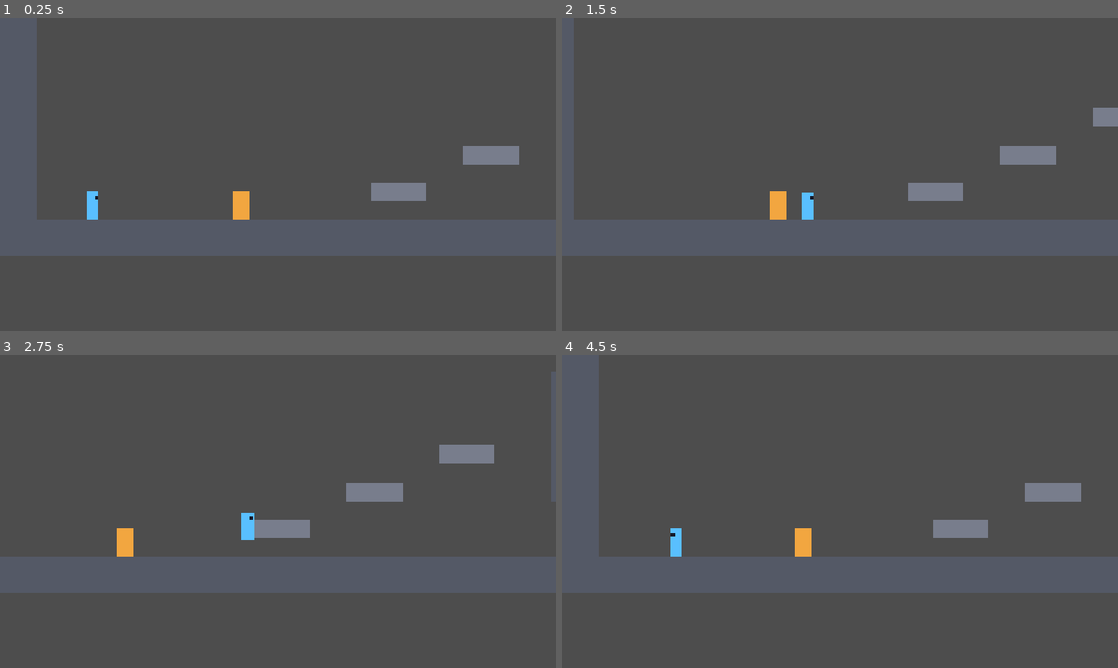
Above: before the commit, frames 1-4 (two rows, left to right).
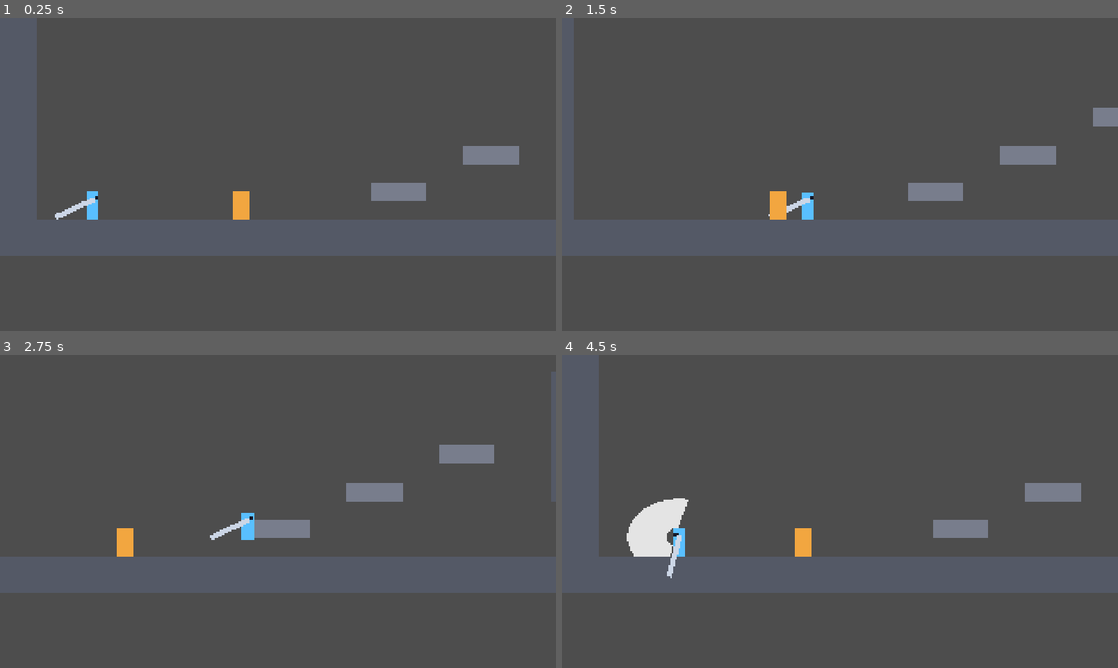
Above: after the commit, the same moments.

Repository: MikiMikolaj/nowy-projekt-gry
Game: Godot game, scene res://levels/playground/playground.tscn
The game is run twice, just before and just after one commit, with the same random seed, the same clock (stepped at 60 frames per second) and the same inputs.
Inputs (mouse positions are in pixels of both pictures, inside the frame that each line leads up to):
- Up to frame 1 (0.25 s): no input
- Up to frame 2 (1.5 s): tap Enter at 0.5 s; move the mouse to (962, 158) at 0.52 s; hold D (move_right) 0.53-1.28 s; tap J (attack) at 0.6 s; click (962, 158) at 0.67 s; tap Space (jump) at 0.77, 1.07 s; tap K (dash) at 0.8, 1.35 s; move the mouse to (728, 190) at 1.27 s; hold S (move_down) from 1.28 s (still down); click (728, 190) at 1.42 s
- Up to frame 3 (2.75 s): tap Space (jump) at 1.52, 1.55, 1.82 s; move the mouse to (333, 442) at 2.02 s; release S (move_down) at 2.03 s; hold D (move_right) from 2.03 s (still down); hold Space (jump) from 2.03 s (still down); click (333, 442) at 2.17 s; tap J (attack) at 2.3 s
- Up to frame 4 (4.5 s): move the mouse to (812, 574) at 2.77 s; release D (move_right) at 2.78 s; release Space (jump) at 2.78 s; hold W (move_up) 2.78-3.53 s; tap J (attack) at 2.85, 4.35 s; click (812, 574) at 2.92 s; tap Space (jump) at 3.02, 3.32 s; tap K (dash) at 3.05, 3.6 s; move the mouse to (1006, 558) at 3.52 s; hold Space (jump) 3.53-4.28 s; hold A (move_left) from 3.53 s (still down); click (1006, 558) at 3.67 s; move the mouse to (673, 464) at 4.27 s; click (673, 464) at 4.42 s

The runs differ from the first frame. In frame 1, 0.1% of the frame differs, in the area x 9-18%, y 57-65%; in frame 2, less than 0.1%; in frame 3, 0.1%; in frame 4, 1.6%, in the area x 11-23%, y 45-72%.

Commit message:
combat: big sword swing, remove up attack + pogo

Diff:
--- a/core/combat/attack_data.gd
+++ b/core/combat/attack_data.gd
@@ -1,26 +1,47 @@
-# AttackData: tunable numbers for one attack (spec section 4). Saved as .tres files per attack.
+# AttackData: tunable numbers for one attack (spec 4.1b–4.2). Saved as .tres files per attack.
 class_name AttackData
 extends Resource
 
-enum Direction { FORWARD, UP, DOWN }
-
-@export var direction: Direction = Direction.FORWARD
 @export var damage: int = 1
 
 @export_group("Timing (seconds)")
-@export var startup: float = 0.03
-@export var active: float = 0.07
-@export var recovery: float = 0.10
+## Wind-up: the sword pulls back.
+@export var startup: float = 0.04
+## The sweep: hitbox on, trail visible.
+@export var active: float = 0.08
+## Follow-through: the sword eases back to rest.
+@export var recovery: float = 0.12
 
 @export_group("Movement and impact")
-## Forward distance the attacker moves during the attack, in px.
+## Forward distance the attacker moves during a ground attack, in px.
 @export var lunge: float = 0.0
 ## Speed applied to the target away from the attacker, in px/s.
 @export var knockback: float = 0.0
-@export var hitstop: float = 0.035
+@export var hitstop: float = 0.045
 ## Camera trauma added on hit (0..1).
-@export_range(0.0, 1.0) var shake: float = 0.1
+@export_range(0.0, 1.0) var shake: float = 0.12
+
+@export_group("Swing")
+## Sword angle where the sweep starts and ends, in degrees from the shoulder: 0 = straight ahead,
+## -90 = straight up, +90 = straight down. from < to sweeps high→low; from > to sweeps low→high.
+@export var swing_from_degrees: float = -100.0
+@export var swing_to_degrees: float = 75.0
+## How far the wind-up pulls the sword back past swing_from, in degrees.
+@export var windup_degrees: float = 35.0
+## Crescent size around the shoulder: forward reach and vertical radius, in px.
+@export var reach: float = 180.0
+@export var arc_height: float = 132.0
 
 
 func total_duration() -> float:
 	return startup + active + recovery
+
+
+## 1 for a high→low sweep, -1 for low→high.
+func sweep_sign() -> float:
+	return signf(swing_to_degrees - swing_from_degrees)
+
+
+## Where the sword is at the end of the wind-up: pulled back against the sweep direction.
+func windup_angle() -> float:
+	return swing_from_degrees - windup_degrees * sweep_sign()
--- a/core/combat/hitbox.gd
+++ b/core/combat/hitbox.gd
@@ -1,13 +1,11 @@
-# Hitbox: an Area2D that hits any Hurtbox it overlaps while enabled. Also reports touching other Hitboxes (hazards).
+# Hitbox: an Area2D that hits any Hurtbox it overlaps while enabled, once per target per enable().
 class_name Hitbox
 extends Area2D
 
 ## Emitted when this hitbox damages a hurtbox, so the attacker can react (dash refresh, recoil, hitstop).
 signal hit_landed(hurtbox: Hurtbox)
-## Emitted when this hitbox touches another Hitbox (spikes, enemy contact damage). Used for the pogo.
-signal hazard_hit(hazard: Hitbox)
 
-## What this hit does. Leave empty for a hitbox that can be touched (pogo) but deals no damage.
+## What this hit does. Leave empty for a hitbox that deals no damage yet.
 @export var attack_data: AttackData
 ## The entity that owns this attack (used for knockback direction and damage source).
 ## Falls back to the scene owner when left empty.
@@ -43,12 +41,9 @@
 
 
 func _on_area_entered(area: Area2D) -> void:
-	if area in _hit_targets:
+	var hurtbox: Hurtbox = area as Hurtbox
+	if hurtbox == null or attack_data == null or hurtbox in _hit_targets:
 		return
-	if area is Hurtbox:
-		if attack_data != null and (area as Hurtbox).receive_hit(self):
-			_hit_targets.append(area)
-			hit_landed.emit(area as Hurtbox)
-	elif area is Hitbox:
-		_hit_targets.append(area)
-		hazard_hit.emit(area as Hitbox)
+	if hurtbox.receive_hit(self):
+		_hit_targets.append(hurtbox)
+		hit_landed.emit(hurtbox)
--- /dev/null
+++ b/core/utils/crescent.gd
@@ -0,0 +1,32 @@
+# Crescent: builds crescent-shaped polygons. Used for slash trails AND their hitboxes, so the two always match.
+class_name Crescent
+extends RefCounted
+
+## Points per edge. Higher = smoother curve, more collision shapes after decomposition.
+const SEGMENTS: int = 20
+
+
+## The outer edge follows an ellipse (radius_x, radius_y) around the origin from from_deg to to_deg
+## (0 = ahead, -90 = up, +90 = down). The inner edge is the same ellipse scaled by inner_ratio over a
+## shorter arc (taper_deg less at each end), which gives the two pointed tips.
+## Anything below clip_bottom (local y) is cut off flat, e.g. so a slash never reaches into the floor.
+static func build(radius_x: float, radius_y: float, from_deg: float, to_deg: float,
+		inner_ratio: float, taper_deg: float, clip_bottom: float = INF) -> PackedVector2Array:
+	var start: float = deg_to_rad(minf(from_deg, to_deg))
+	var end: float = deg_to_rad(maxf(from_deg, to_deg))
+	var taper: float = minf(deg_to_rad(taper_deg), (end - start) * 0.45)
+	var points: PackedVector2Array = PackedVector2Array()
+	for i: int in SEGMENTS + 1:
+		var angle: float = lerpf(start, end, float(i) / SEGMENTS)
+		points.append(Vector2(cos(angle) * radius_x, sin(angle) * radius_y))
+	for i: int in range(SEGMENTS, -1, -1):
+		var angle: float = lerpf(start + taper, end - taper, float(i) / SEGMENTS)
+		points.append(Vector2(cos(angle) * radius_x, sin(angle) * radius_y) * inner_ratio)
+	if is_inf(clip_bottom):
+		return points
+	var size: float = maxf(radius_x, radius_y) * 2.0
+	var keep: PackedVector2Array = PackedVector2Array([
+		Vector2(-size, -size), Vector2(size, -size), Vector2(size, clip_bottom), Vector2(-size, clip_bottom)])
+	var clipped: Array[PackedVector2Array] = Geometry2D.intersect_polygons(points, keep)
+	# One crescent stays one piece when clipped below its middle; fall back to the unclipped shape otherwise.
+	return clipped[0] if clipped.size() == 1 else points
--- a/entities/player/attacks/air_side.tres
+++ b/entities/player/attacks/air_side.tres
@@ -4,6 +4,6 @@
 
 [resource]
 script = ExtResource("1_qal2n")
-startup = 0.02
-active = 0.08
-knockback = 280.0
+startup = 0.03
+active = 0.09
+knockback = 340.0
--- a/entities/player/attacks/combo_1.tres
+++ b/entities/player/attacks/combo_1.tres
@@ -5,4 +5,4 @@
 [resource]
 script = ExtResource("1_6r6up")
 lunge = 70.0
-knockback = 280.0
+knockback = 340.0
--- a/entities/player/attacks/combo_2.tres
+++ b/entities/player/attacks/combo_2.tres
@@ -5,4 +5,6 @@
 [resource]
 script = ExtResource("1_pmmwr")
 lunge = 70.0
-knockback = 280.0
+knockback = 340.0
+swing_from_degrees = 75.0
+swing_to_degrees = -100.0
--- a/entities/player/attacks/combo_3.tres
+++ b/entities/player/attacks/combo_3.tres
@@ -5,10 +5,14 @@
 [resource]
 script = ExtResource("1_i3305")
 damage = 2
-startup = 0.05
-active = 0.09
-recovery = 0.18
-lunge = 100.0
-knockback = 520.0
-hitstop = 0.06
-shake = 0.22
+startup = 0.08
+active = 0.1
+recovery = 0.22
+lunge = 110.0
+knockback = 600.0
+hitstop = 0.08
+shake = 0.3
+swing_from_degrees = -135.0
+windup_degrees = 30.0
+reach = 210.0
+arc_height = 154.0
--- a/entities/player/attacks/down.tres
+++ /dev/null
@@ -1,10 +0,0 @@
-[gd_resource type="Resource" script_class="AttackData" format=3]
-
-[ext_resource type="Script" path="res://core/combat/attack_data.gd" id="1_80y3n"]
-
-[resource]
-script = ExtResource("1_80y3n")
-direction = 2
-startup = 0.02
-active = 0.08
-knockback = 280.0
--- a/entities/player/attacks/slash_hitbox.tscn
+++ /dev/null
@@ -1,19 +0,0 @@
-[gd_scene format=3 uid="uid://4ukjlppmxja7"]
-
-[ext_resource type="Script" uid="uid://dp50nw6fpe7xv" path="res://core/combat/hitbox.gd" id="1_ilghf"]
-
-[sub_resource type="RectangleShape2D" id="RectangleShape2D_ilghf"]
-size = Vector2(90, 80)
-
-[node name="SlashHitbox" type="Area2D" unique_id=2091785015]
-collision_layer = 32
-collision_mask = 80
-script = ExtResource("1_ilghf")
-
-[node name="CollisionShape2D" type="CollisionShape2D" parent="." unique_id=705146595]
-shape = SubResource("RectangleShape2D_ilghf")
-
-[node name="Slash" type="Polygon2D" parent="." unique_id=1083238877]
-z_index = 4
-color = Color(1, 1, 1, 0.9)
-polygon = PackedVector2Array(-45, -40, 10, -34, 36, -16, 45, 0, 36, 16, 10, 34, -45, 40, 0, 22, 16, 0, 0, -22)
--- /dev/null
+++ b/entities/player/attacks/swing_hitbox.gd
@@ -0,0 +1,44 @@
+# SwingHitbox: the player's one crescent hitbox plus its slash trail. Both use the same polygon, so what you
+# see is exactly what hits.
+class_name SwingHitbox
+extends Hitbox
+
+var _trail_tween: Tween
+
+@onready var _shape: CollisionPolygon2D = $Shape
+@onready var _trail: Polygon2D = $Trail
+
+
+func _ready() -> void:
+	super()
+	_trail.visible = false
+
+
+# Reshapes hitbox and trail for this attack. Call while disabled (before the active phase).
+# feet_y: the player's feet in this node's local space; the crescent is cut off flat there.
+func set_arc(data: AttackData, stats: PlayerStats, feet_y: float) -> void:
+	var points: PackedVector2Array = Crescent.build(data.reach, data.arc_height,
+			data.swing_from_degrees, data.swing_to_degrees,
+			stats.crescent_inner_ratio, stats.crescent_taper_degrees, feet_y)
+	_shape.polygon = points
+	_trail.polygon = points
+
+
+func show_trail(alpha: float) -> void:
+	_kill_trail_tween()
+	_trail.modulate.a = alpha
+	_trail.visible = true
+
+
+func fade_trail(duration: float) -> void:
+	if not _trail.visible:
+		return
+	_kill_trail_tween()
+	_trail_tween = create_tween()
+	_trail_tween.tween_property(_trail, ^"modulate:a", 0.0, duration)
+	_trail_tween.tween_callback(_trail.hide)
+
+
+func _kill_trail_tween() -> void:
+	if _trail_tween != null:
+		_trail_tween.kill()
--- /dev/null
+++ b/entities/player/attacks/swing_hitbox.tscn
@@ -0,0 +1,13 @@
+[gd_scene format=3 uid="uid://bcvugqmq66ibb"]
+
+[ext_resource type="Script" uid="uid://rcg4blm7v4n" path="res://entities/player/attacks/swing_hitbox.gd" id="1_csdhf"]
+
+[node name="SwingHitbox" type="Area2D" unique_id=392512704]
+collision_layer = 32
+collision_mask = 16
+script = ExtResource("1_csdhf")
+
+[node name="Shape" type="CollisionPolygon2D" parent="." unique_id=36131199]
+
+[node name="Trail" type="Polygon2D" parent="." unique_id=882448283]
+z_index = 4
--- a/entities/player/attacks/up.tres
+++ /dev/null
@@ -1,10 +0,0 @@
-[gd_resource type="Resource" script_class="AttackData" format=3]
-
-[ext_resource type="Script" path="res://core/combat/attack_data.gd" id="1_1ksrs"]
-
-[resource]
-script = ExtResource("1_1ksrs")
-direction = 1
-startup = 0.02
-active = 0.08
-knockback = 280.0
--- a/entities/player/player.gd
+++ b/entities/player/player.gd
@@ -195,7 +195,7 @@
 
 # --- Dash ----------------------------------------------------------------------
 
-# The one place dash charges come back. Later stages also call this on a landed hit and on a pogo.
+# The one place dash charges come back: landing, touching a wall, and any attack that connects.
 func refresh_dash() -> void:
 	dash_charges = stats.air_dash_charges
 
@@ -216,9 +216,3 @@
 # Air attacks have a cooldown; ground attacks are only limited by their own recovery.
 func wants_attack() -> bool:
 	return attack_buffer_timer > 0.0 and (is_on_floor() or air_attack_cooldown_timer <= 0.0)
-
-
-# Bounce off whatever a down slash hit. Not a jump: releasing the jump button doesn't cut it.
-func pogo() -> void:
-	velocity.y = -(stats.jump_velocity * stats.pogo_velocity_multiplier + _jump_step_correction())
-	refresh_dash()
--- a/entities/player/player.tscn
+++ b/entities/player/player.tscn
@@ -12,7 +12,8 @@
 [ext_resource type="Script" uid="uid://dnt45b4jt1vxb" path="res://entities/player/states/attack.gd" id="10_j3ovn"]
 [ext_resource type="Script" uid="uid://cdexfwkwy45l" path="res://core/combat/hurtbox.gd" id="10_wvtmh"]
 [ext_resource type="Script" uid="uid://dvpsy4g3q2x0s" path="res://core/combat/health_component.gd" id="11_7thud"]
-[ext_resource type="PackedScene" uid="uid://4ukjlppmxja7" path="res://entities/player/attacks/slash_hitbox.tscn" id="12_a1qjk"]
+[ext_resource type="PackedScene" uid="uid://6p1ub6lg4qyi" path="res://entities/player/sword.tscn" id="13_j3ovn"]
+[ext_resource type="PackedScene" uid="uid://bcvugqmq66ibb" path="res://entities/player/attacks/swing_hitbox.tscn" id="14_afbqv"]
 
 [sub_resource type="RectangleShape2D" id="RectangleShape2D_8fjmc"]
 size = Vector2(44, 96)
@@ -89,14 +90,10 @@
 max_hp = 5.0
 
 [node name="AttackPivot" type="Node2D" parent="." unique_id=915871532]
+physics_interpolation_mode = 2
 
-[node name="HitboxSide" parent="AttackPivot" unique_id=2091785015 instance=ExtResource("12_a1qjk")]
-position = Vector2(67, 0)
+[node name="Sword" parent="AttackPivot" unique_id=1371096681 instance=ExtResource("13_j3ovn")]
+position = Vector2(0, -20)
 
-[node name="HitboxUp" parent="AttackPivot" unique_id=1826472872 instance=ExtResource("12_a1qjk")]
-position = Vector2(0, -93)
-rotation = -1.5707963
-
-[node name="HitboxDown" parent="AttackPivot" unique_id=1900295423 instance=ExtResource("12_a1qjk")]
-position = Vector2(0, 93)
-rotation = 1.5707963
+[node name="SwingHitbox" parent="AttackPivot" unique_id=392512704 instance=ExtResource("14_afbqv")]
+position = Vector2(0, -20)
--- a/entities/player/player_stats.gd
+++ b/entities/player/player_stats.gd
@@ -1,4 +1,4 @@
-# PlayerStats: every tunable number for the player (movement spec 3.1–3.4, combat spec 4.1–4.3, squash spec 5).
+# PlayerStats: every tunable number for the player (movement spec 3.1–3.4, combat spec 4.1–4.2, squash spec 5).
 class_name PlayerStats
 extends Resource
 
@@ -60,8 +60,20 @@
 @export var air_attack_cooldown: float = 0.22
 ## Speed the player is pushed back when a side hit connects, in px/s.
 @export var side_hit_recoil: float = 120.0
-## Pogo bounce speed = jump_velocity × this.
-@export var pogo_velocity_multiplier: float = 0.85
+
+@export_group("Sword")
+## Resting sword angle in degrees (0 = ahead, 90 = straight down, 180 = straight back): down and back,
+## shallow enough that the 150 px blade stays above the floor.
+@export var sword_rest_degrees: float = 155.0
+## How fast the sword returns to rest when an attack is cancelled.
+@export var sword_settle_time: float = 0.1
+## Slash trail: opacity while the hitbox is on, then fade-out time once it turns off.
+@export_range(0.0, 1.0) var trail_alpha: float = 0.85
+@export var trail_fade_time: float = 0.1
+## Crescent shape: inner edge size relative to the outer edge (thicker crescent = smaller), and how much
+## shorter the inner edge is at each end (makes the pointed tips), in degrees.
+@export_range(0.0, 0.9) var crescent_inner_ratio: float = 0.25
+@export var crescent_taper_degrees: float = 15.0
 
 @export_group("Dash Afterimage")
 @export var afterimage_count: int = 3
--- a/entities/player/player_stats.tres
+++ b/entities/player/player_stats.tres
@@ -14,3 +14,4 @@
 fall_gravity_multiplier = 2.0
 max_fall_speed = 1500.0
 wall_jump_velocity_x = 580.0
+air_attack_cooldown = 0.25
--- /dev/null
+++ b/entities/player/player_sword.gd
@@ -0,0 +1,39 @@
+# PlayerSword: the placeholder big sword, pivoting at the shoulder. The Attack state drives it through
+# wind-up, sweep and follow-through; otherwise it rests angled down and back.
+class_name PlayerSword
+extends Node2D
+
+var _tween: Tween
+# Where the current tween ends, unwrapped (may be outside -180..180) so a sweep keeps its direction.
+var _target: float = 0.0
+
+
+func _ready() -> void:
+	rotation_degrees = (owner as Player).stats.sword_rest_degrees
+	_target = rotation_degrees
+
+
+## Pull back to `angle` the short way round.
+func wind_up(angle: float, duration: float) -> void:
+	_tween_to(rotation_degrees + wrapf(angle - rotation_degrees, -180.0, 180.0), duration,
+			Tween.TRANS_SINE, Tween.EASE_OUT)
+
+
+## Sweep by `arc` degrees from where the wind-up ends. Signed, so arcs over 180° go the intended way.
+func sweep(arc: float, duration: float) -> void:
+	# Fast start, soft stop: the blade is at full speed while the hitbox is on.
+	_tween_to(_target + arc, duration, Tween.TRANS_QUART, Tween.EASE_OUT)
+
+
+## Ease back to `angle` the short way round (follow-through, or settling after a cancel).
+func settle(angle: float, duration: float) -> void:
+	_tween_to(rotation_degrees + wrapf(angle - rotation_degrees, -180.0, 180.0), duration,
+			Tween.TRANS_SINE, Tween.EASE_IN_OUT)
+
+
+func _tween_to(target: float, duration: float, trans: Tween.TransitionType, easing: Tween.EaseType) -> void:
+	if _tween != null:
+		_tween.kill()
+	_target = target
+	_tween = create_tween()
+	_tween.tween_property(self, ^"rotation_degrees", target, duration).set_trans(trans).set_ease(easing)
--- a/entities/player/states/attack.gd
+++ b/entities/player/states/attack.gd
@@ -1,4 +1,5 @@
-# Attack: one state for every attack. Picks an AttackData, then runs startup → active → recovery from its timings.
+# Attack: one state for every sword swing. Picks an AttackData, then runs wind-up (startup) → sweep (active)
+# → follow-through (recovery) from its timings, driving the sword, the crescent hitbox and the trail.
 extends PlayerState
 
 enum Phase { STARTUP, ACTIVE, RECOVERY }
@@ -9,11 +10,8 @@
 	preload("res://entities/player/attacks/combo_3.tres"),
 ]
 @export var air_side_attack: AttackData = preload("res://entities/player/attacks/air_side.tres")
-@export var up_attack: AttackData = preload("res://entities/player/attacks/up.tres")
-@export var down_attack: AttackData = preload("res://entities/player/attacks/down.tres")
 
 var _data: AttackData
-var _hitbox: Hitbox
 var _phase: Phase = Phase.STARTUP
 var _phase_time: float = 0.0
 # Index of the next ground combo hit, and the countdown until it falls back to hit 1.
@@ -24,19 +22,21 @@
 var _next_queued: bool = false
 var _dash_queued: bool = false
 var _has_recoiled: bool = false
-var _has_pogoed: bool = false
-var _hitboxes: Dictionary[AttackData.Direction, Hitbox] = {}
+
+var _hitbox: SwingHitbox
+var _sword: PlayerSword
+# The player's feet relative to the swing hitbox: the crescent covers down to here, never into the floor.
+var _feet_y: float = 0.0
 
 
 func _ready() -> void:
 	super()
-	_hitboxes[AttackData.Direction.FORWARD] = player.get_node(^"AttackPivot/HitboxSide")
-	_hitboxes[AttackData.Direction.UP] = player.get_node(^"AttackPivot/HitboxUp")
-	_hitboxes[AttackData.Direction.DOWN] = player.get_node(^"AttackPivot/HitboxDown")
-	for hitbox: Hitbox in _hitboxes.values():
-		hitbox.hit_landed.connect(_on_hit_landed)
-		hitbox.hazard_hit.connect(_on_hazard_hit)
-		_set_slash_visible(hitbox, false)
+	# Looked up here, not with @onready: `player` is only set by super() above.
+	_hitbox = player.get_node(^"AttackPivot/SwingHitbox") as SwingHitbox
+	_sword = player.get_node(^"AttackPivot/Sword") as PlayerSword
+	var body: RectangleShape2D = (player.get_node(^"CollisionShape2D") as CollisionShape2D).shape as RectangleShape2D
+	_feet_y = body.size.y * 0.5 - _hitbox.position.y
+	_hitbox.hit_landed.connect(_on_hit_landed)
 
 
 # Runs even when another state is active: the combo memory must expire while the player runs around.
@@ -54,7 +54,9 @@
 
 func exit() -> void:
 	_hitbox.disable()
-	_set_slash_visible(_hitbox, false)
+	_hitbox.fade_trail(player.stats.trail_fade_time)
+	# A cancel can leave the sword mid-swing; a finished swing is already at rest, so this is a no-op then.
+	_sword.settle(player.stats.sword_rest_degrees, player.stats.sword_settle_time)
 	_combo_reset_timer = player.stats.combo_reset_time
 
 
@@ -97,7 +99,6 @@
 	_next_queued = false
 	_dash_queued = false
 	_has_recoiled = false
-	_has_pogoed = false
 	# Facing may change between hits, but is locked for the duration of one.
 	player.update_facing()
 	_is_ground_attack = player.is_on_floor()
@@ -105,21 +106,27 @@
 	_lunge_remaining = _data.lunge if _is_ground_attack else 0.0
 	if not _is_ground_attack:
 		player.air_attack_cooldown_timer = player.stats.air_attack_cooldown
-	_hitbox = _hitboxes[_data.direction]
 	_hitbox.attack_data = _data
+	_hitbox.set_arc(_data, player.stats, _feet_y)
 	_set_phase(Phase.STARTUP)
 
 
-# Spec 4.1 table. Anything that isn't a ground combo hit also restarts the combo.
+# Spec 4.1 table: on the ground every direction is a combo hit (the wide arc already covers overhead);
+# in the air, up or neutral is the side slash and down is the slam.
 func _choose_attack() -> AttackData:
-	var aim_y: float = Input.get_axis(&"move_up", &"move_down")
-	var threshold: float = player.stats.attack_aim_threshold
-	if aim_y < -threshold:
-		_combo_step = 0
-		return up_attack
 	if not _is_ground_attack:
 		_combo_step = 0
-		return down_attack if aim_y > threshold else air_side_attack
+		var aim_y: float = Input.get_axis(&"move_up", &"move_down")
+		if aim_y > player.stats.attack_aim_threshold:
+			# ┌─ SLAM HOOK ──────────────────────────────────────────────────────────────────────┐
+			# │ Down + attack in the air is the ground slam (spec 4.3b), built in the next step. │
+			# │ It will be its own state: Fall/Jump/etc. route here, and this becomes            │
+			# │     state_machine.transition_to(&"Slam")                                         │
+			# │ Until then it falls through to the air side slash so the button still does       │
+			# │ something.                                                                       │
+			# └──────────────────────────────────────────────────────────────────────────────────┘
+			pass
+		return air_side_attack
 	var data: AttackData = combo_attacks[_combo_step]
 	_combo_step = (_combo_step + 1) % combo_attacks.size()
 	return data
@@ -128,12 +135,17 @@
 func _set_phase(phase: Phase) -> void:
 	_phase = phase
 	_phase_time = 0.0
-	if phase == Phase.ACTIVE:
-		_hitbox.enable()
-		_set_slash_visible(_hitbox, true)
-	elif phase == Phase.RECOVERY:
-		_hitbox.disable()
-		_set_slash_visible(_hitbox, false)
+	match phase:
+		Phase.STARTUP:
+			_sword.wind_up(_data.windup_angle(), _data.startup)
+		Phase.ACTIVE:
+			_hitbox.enable()
+			_hitbox.show_trail(player.stats.trail_alpha)
+			_sword.sweep(_data.swing_to_degrees - _data.windup_angle(), _data.active)
+		Phase.RECOVERY:
+			_hitbox.disable()
+			_hitbox.fade_trail(player.stats.trail_fade_time)
+			_sword.settle(player.stats.sword_rest_degrees, _data.recovery)
 
 
 func _move(delta: float) -> void:
@@ -176,43 +188,14 @@
 		state_machine.transition_to(&"Idle")
 
 
-# --- Hit reactions ---------------------------------------------------------------
-
-func _on_hit_landed(_hurtbox: Hurtbox) -> void:
-	# Spec 4.5.1: any attack that connects gives the dash back.
+func _on_hit_landed(hurtbox: Hurtbox) -> void:
+	# Spec 3.4 / 4.5.1: any attack that connects gives the dash back.
 	player.refresh_dash()
-	_react_to_hit()
-
-
-func _on_hazard_hit(_hazard: Hitbox) -> void:
-	# Hazards (spikes, enemy contact hitboxes) can't be damaged; they only matter as something to pogo off.
-	if _data.direction == AttackData.Direction.DOWN:
-		_react_to_hit()
-
-
-func _react_to_hit() -> void:
 	GameFeel.hitstop(_data.hitstop)
 	Events.camera_shake_requested.emit(_data.shake)
-	HitSpark.spawn(player.get_parent() as Node2D, _hitbox.global_position, _attack_vector())
-	match _data.direction:
-		AttackData.Direction.FORWARD:
-			if not _has_recoiled:
-				_has_recoiled = true
-				player.velocity.x = -player.facing * player.stats.side_hit_recoil
-		AttackData.Direction.DOWN:
-			if not _has_pogoed:
-				_has_pogoed = true
-				player.pogo()
-
-
-func _attack_vector() -> Vector2:
-	match _data.direction:
-		AttackData.Direction.UP:
-			return Vector2.UP
-		AttackData.Direction.DOWN:
-			return Vector2.DOWN
-	return Vector2(player.facing, 0.0)
-
-
-func _set_slash_visible(hitbox: Hitbox, is_visible: bool) -> void:
-	(hitbox.get_node(^"Slash") as CanvasItem).visible = is_visible
+	# Sparks fly along the blade's path: forward, and down or up depending on the sweep.
+	var spark_direction: Vector2 = Vector2(player.facing, 0.6 * _data.sweep_sign()).normalized()
+	HitSpark.spawn(player.get_parent() as Node2D, hurtbox.global_position, spark_direction)
+	if not _has_recoiled:
+		_has_recoiled = true
+		player.velocity.x = -player.facing * player.stats.side_hit_recoil
--- /dev/null
+++ b/entities/player/sword.tscn
@@ -0,0 +1,14 @@
+[gd_scene format=3 uid="uid://6p1ub6lg4qyi"]
+
+[ext_resource type="Script" uid="uid://cmbhuiuxgwqoi" path="res://entities/player/player_sword.gd" id="1_sksr3"]
+
+[node name="Sword" type="Node2D" unique_id=1371096681]
+script = ExtResource("1_sksr3")
+
+[node name="Blade" type="ColorRect" parent="." unique_id=1096030925]
+offset_left = -8.0
+offset_top = -9.0
+offset_right = 142.0
+offset_bottom = 9.0
+mouse_filter = 2
+color = Color(0.8, 0.84, 0.9, 1)
Not shown, added: core/utils/crescent.gd.uid
Not shown, added: entities/player/attacks/swing_hitbox.gd.uid
Not shown, added: entities/player/player_sword.gd.uid
Not shown, removed: core/utils/.gitkeep
